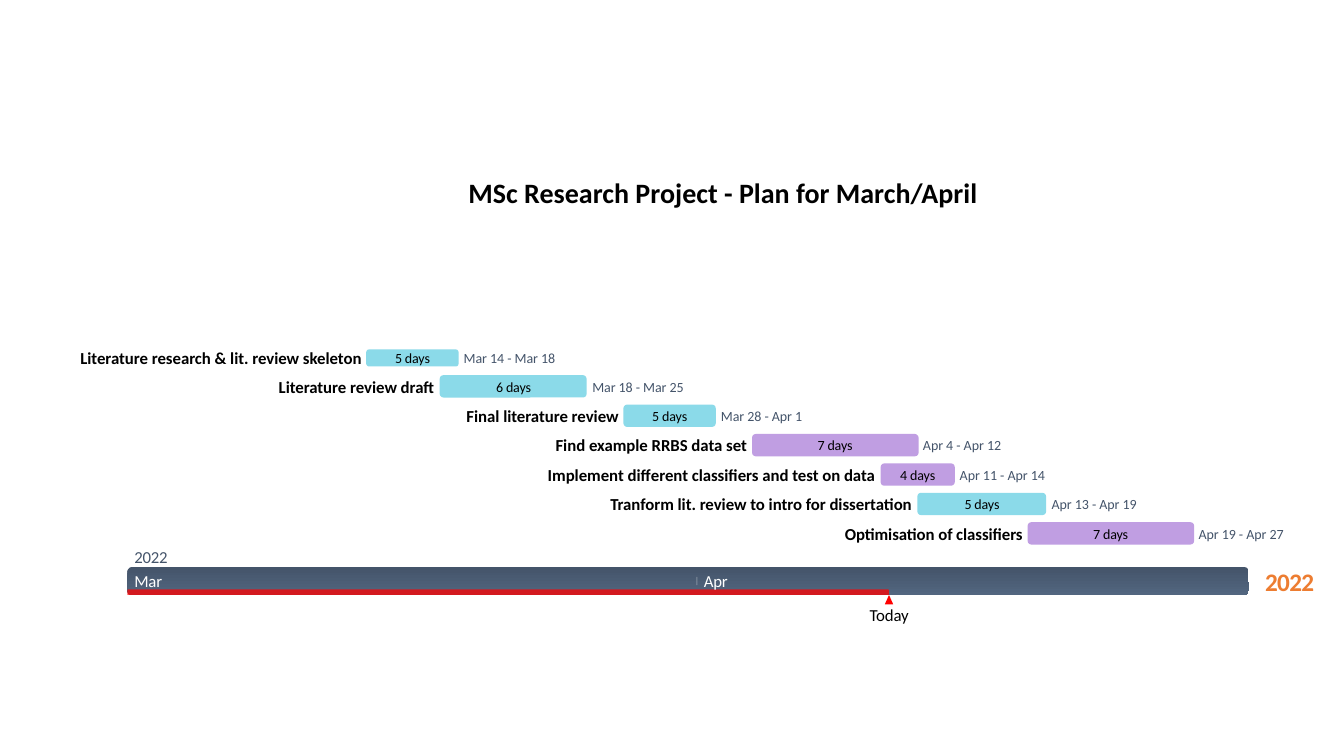
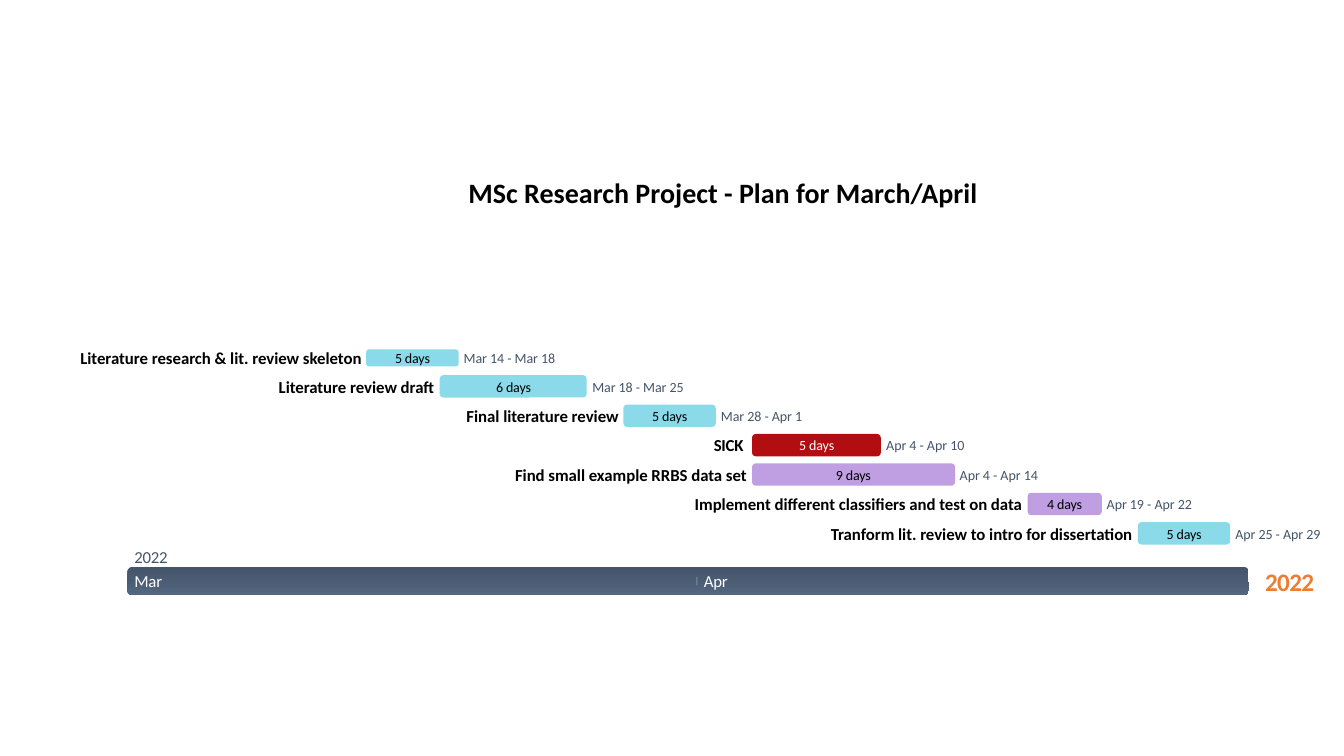
Before and after one commit to graciaandr/msc_project, a slide deck: slide 1 of Gantt_chart_Msc_Bioinf.pptx. Drawn at 1344x756 pixels with LibreOffice and Linux fonts; fonts in the diff are those of the drawing. Boxes give left, top, right and bottom in pixels: in the first picture for what was removed or moved away, otherwise in the second. Text is boxed around its words. In the diff, an @@ line names an element or a change of style, - is before the commit and + after.

```diff
--- a/Gantt_chart_Msc_Bioinf.pptx
+++ b/Gantt_chart_Msc_Bioinf.pptx
@@ text added at (714,440,744,451), 12 pt, text #000000, bold @@
+SICK
@@ rounded rectangle added at (752,435,881,457), fill #B20E12 @@
@@ text added at (799,440,834,453), 10 pt, text #FFFFFF @@
+5 days
@@ text added at (886,441,964,453), 10 pt, text #44546A @@
+Apr 4 - Apr 10
@@ text at (515,469,747,484): text changed @@
-Find example RRBS data set
+Find small example RRBS data set
@@ rounded rectangle: place and size @@
-rounded rectangle at (752,435,919,457)
+rounded rectangle at (752,464,955,486)
@@ text at (836,470,871,483): text changed @@
-7 days
+9 days
@@ text at (960,471,1038,483): text changed @@
-Apr 4 - Apr 12
+Apr 4 - Apr 14
@@ text "Implement different classifiers and test ...": place and size @@
-text "Implement different classifiers and test ..." at (548,469,875,484)
+text "Implement different classifiers and test ..." at (695,498,1022,513)
@@ rounded rectangle: place and size @@
-rounded rectangle at (881,464,956,486)
+rounded rectangle at (1027,493,1102,515)
@@ text "4 days": place and size @@
-text "4 days" at (900,470,935,483)
+text "4 days" at (1047,499,1082,512)
@@ text at (1107,500,1192,512): text changed @@
-Apr 11 - Apr 14
+Apr 19 - Apr 22
@@ text "Tranform lit. review to intro ...": place and size @@
-text "Tranform lit. review to intro ..." at (610,498,912,510)
+text "Tranform lit. review to intro ..." at (831,528,1132,540)
@@ text removed at (845,528,1022,543) @@
-Optimisation of classifiers
@@ rounded rectangle removed at (1027,522,1194,544) @@
@@ text removed at (1093,529,1128,542) @@
-7 days
@@ rounded rectangle: place and size @@
-rounded rectangle at (918,493,1047,515)
+rounded rectangle at (1138,522,1231,544)
@@ text "5 days": place and size @@
-text "5 days" at (965,499,999,512)
+text "5 days" at (1167,529,1202,541)
@@ text removed at (1199,530,1284,541) @@
-Apr 19 - Apr 27
@@ text at (1235,530,1320,542): text changed @@
-Apr 13 - Apr 19
+Apr 25 - Apr 29
@@ rounded rectangle removed at (127,590,889,596) @@
@@ triangle removed at (885,595,893,604) @@
@@ text removed at (870,609,909,624) @@
-Today
```
Also in this commit, not shown: 1 other slide changed, 1 other file.
